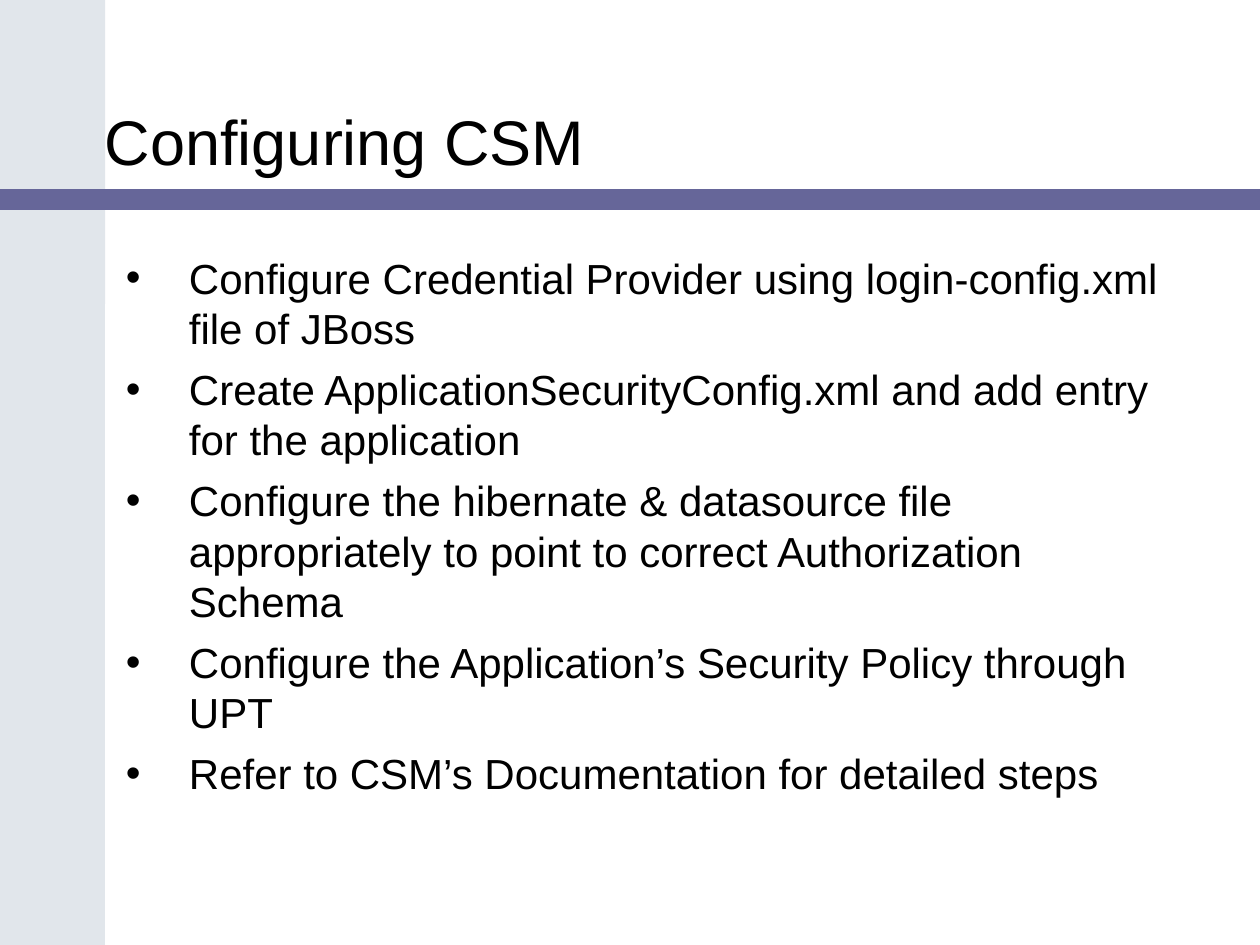
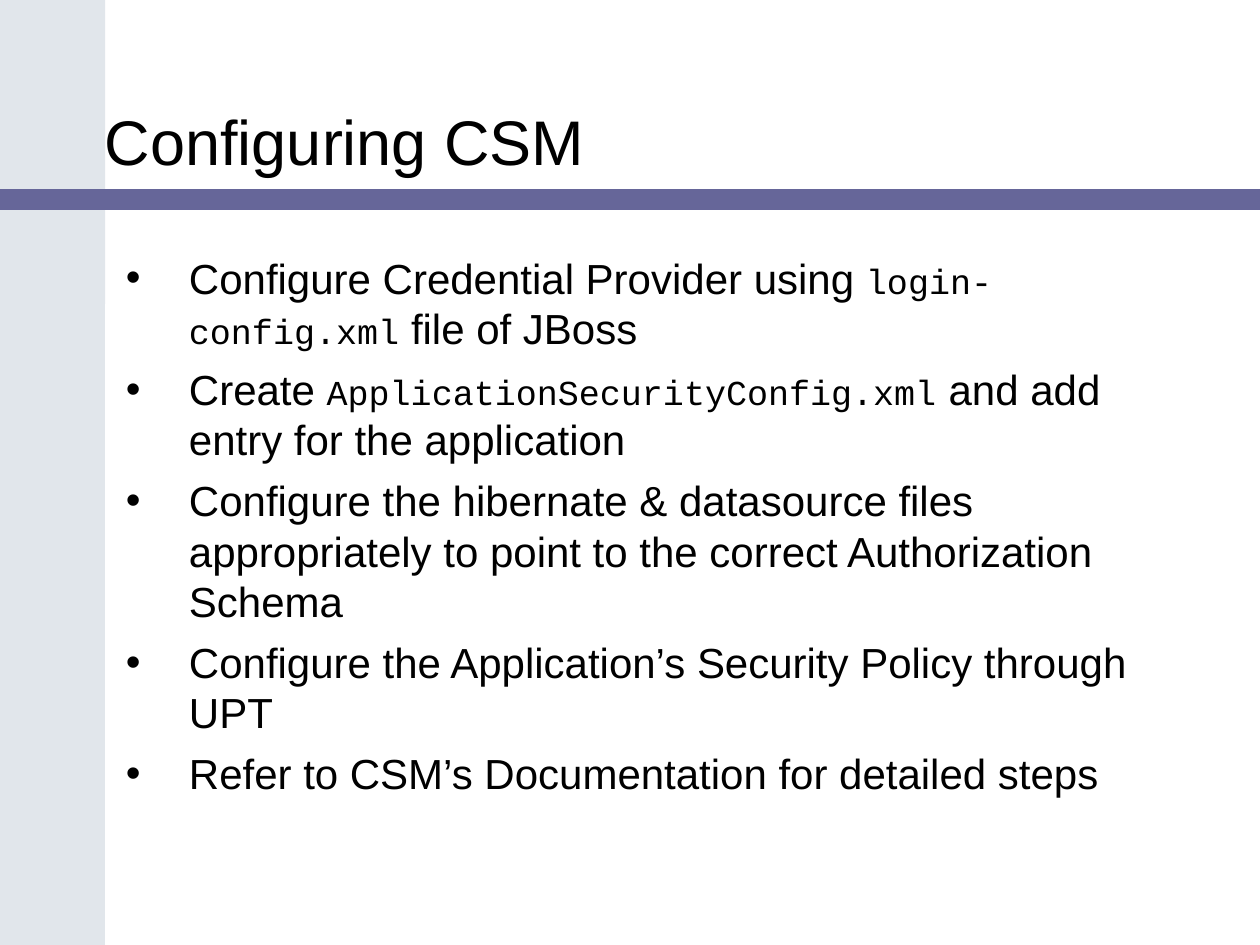
Before and after one commit to CBIIT/common-security-module-docs, a slide deck: slide 17 of Presentations/SDK_Bootcamp_CSM_v1.ppt. Drawn at 1260x945 pixels with LibreOffice and Linux fonts; fonts in the diff are those of the drawing; background and template pictures are left out. Boxes give left, top, right and bottom in pixels: in the first picture for what was removed or moved away, otherwise in the second. Text is boxed around its words. In the diff, an @@ line names an element or a change of style, - is before the commit and + after.

```diff
--- a/Presentations/SDK_Bootcamp_CSM_v1.ppt
+++ b/Presentations/SDK_Bootcamp_CSM_v1.ppt
@@ text at box(189, 263, 1100, 464): size 24 to 20 pt, font Arial to Courier New in "login-config.xml", "ApplicationSecurityConfig.xml" @@
@@ text at box(189, 485, 1092, 618): text changed @@
-• Configure the hibernate & datasource file appropriately to point to correct Authorization Schema
+• Configure the hibernate & datasource files appropriately to point to the correct Authorization Schema
```
Also in this commit, not shown: 10 other slides changed, 5 other files.
